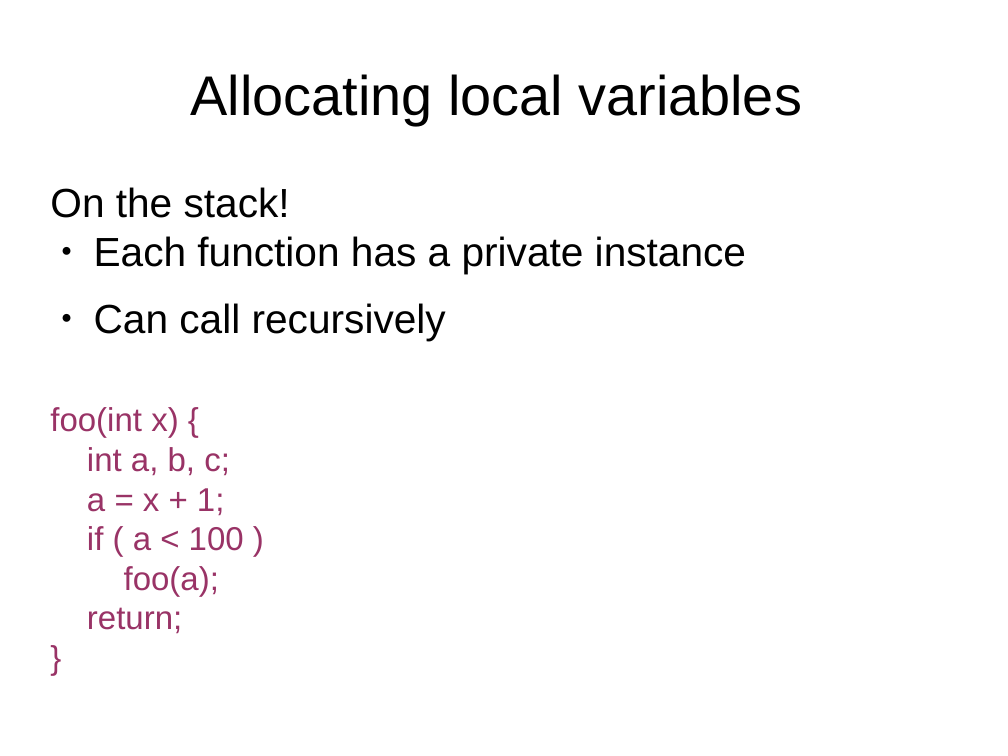
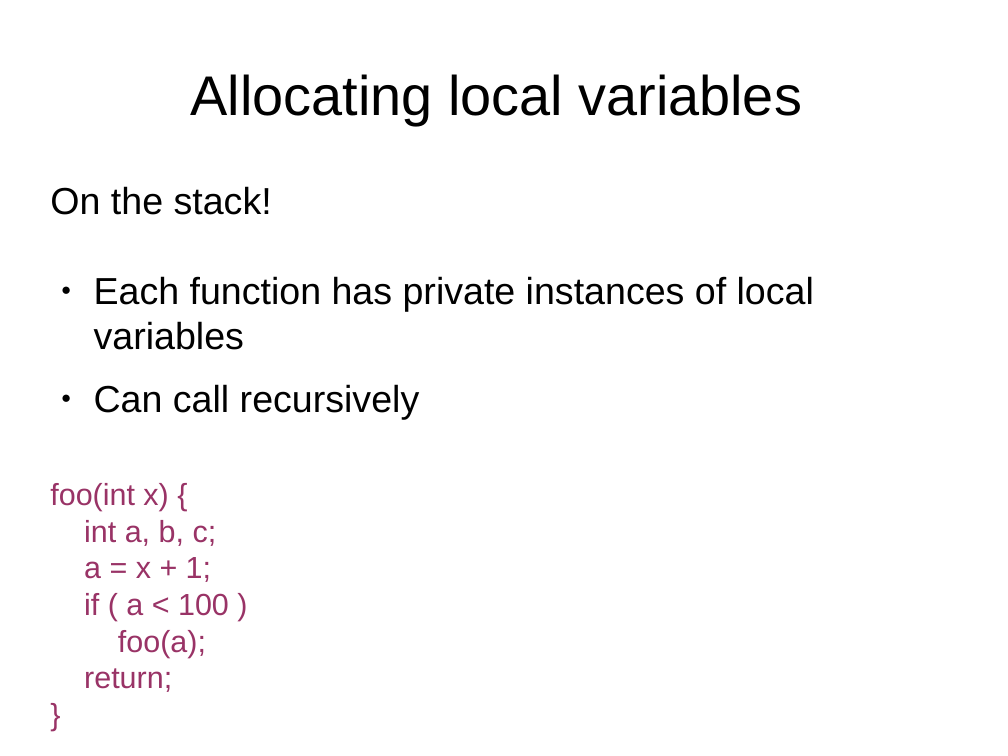
Before and after one commit to antonburtsev/cs5460, a slide deck: slide 24 of lecture04-calling-conventions/lecture04-calling-conventions.odp (slide 12 before the commit). Drawn at 1008x756 pixels with LibreOffice and Linux fonts; fonts in the diff are those of the drawing. Boxes give left, top, right and bottom in pixels: in the first picture for what was removed or moved away, otherwise in the second. Text is boxed around its words. In the diff, an @@ line names an element or a change of style, - is before the commit and + after.

```diff
--- a/lecture04-calling-conventions/lecture04-calling-conventions.odp
+++ b/lecture04-calling-conventions/lecture04-calling-conventions.odp
@@ text at (x1=50, y1=186, x2=420, y2=692): size 32 to 29.6 pt in "On the stack!", "Can call recursively"; size 26 to 24.1 pt in "foo(int x) {", "int a, b, c;", "a = x + 1;", "if ( a < 100 )" and 3 more places @@
@@ text at (x1=94, y1=276, x2=814, y2=350): text changed; size 32 to 29.6 pt @@
-● Each function has a private instance
+● Each function has private instances of local variables
```
Also in this commit, not shown: 15 other slides changed, 22 slides added, 22 other files.
